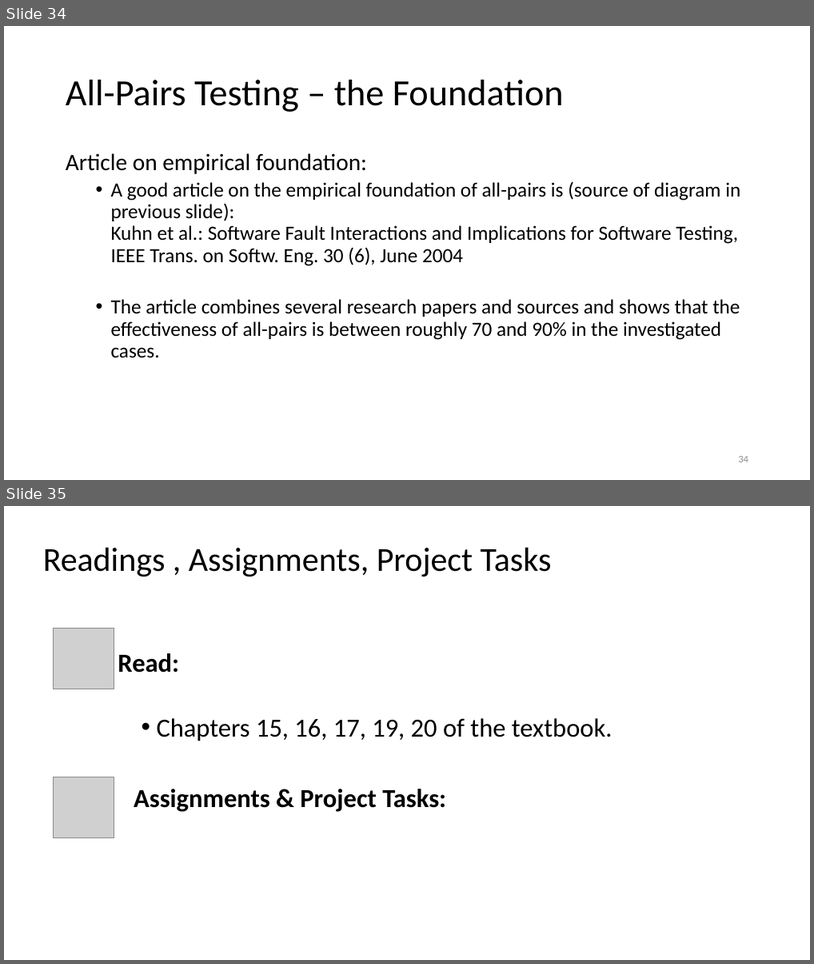
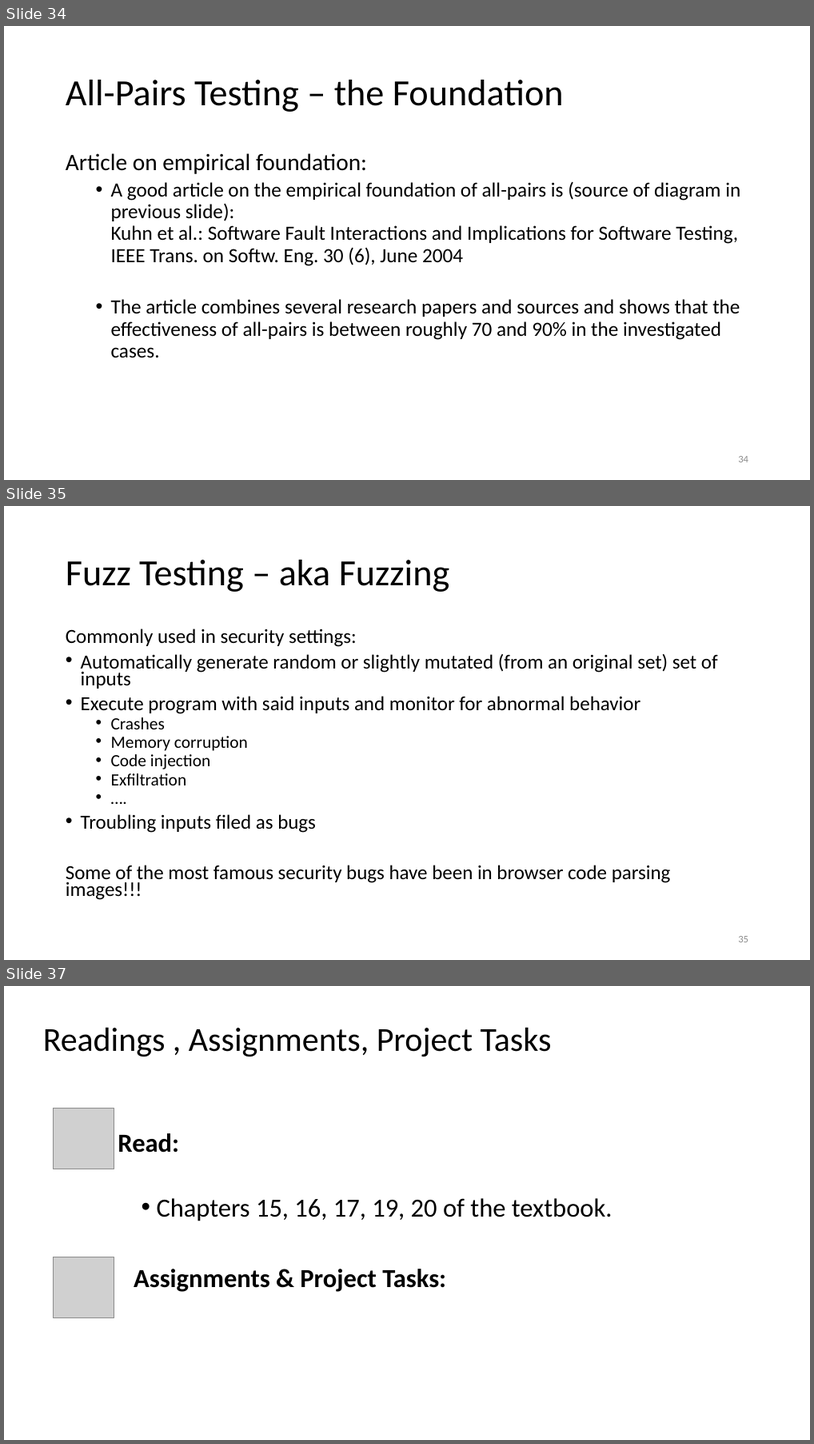
Before and after one commit to kthanasi-git/SW_Engineering, a slide deck: SOFTWARE ENGINEERING/SLIDES/15-Black Box Testing.pptx. Shown one above the other, each under a label of ours: slides 34 and 35 before the commit, slides 34, 35 and 37 after it; the slides between them are not shown. The pictures are 814x964 and 814x1444 pixels, drawn with LibreOffice and Linux fonts; fonts in the diff are those of the drawing; grey boxes stand for pictures. Boxes give left, top, right and bottom in pixels: in the first picture for what was removed or moved away, otherwise in the second. Text is boxed around its words. In the diff, an @@ line names an element or a change of style, - is before the commit and + after.

Commit message:
Adding some more things about testing

```diff
--- a/SOFTWARE ENGINEERING/SLIDES/15-Black Box Testing.pptx
+++ b/SOFTWARE ENGINEERING/SLIDES/15-Black Box Testing.pptx
@@ slide 35 added at (4, 506, 810, 960), background #FFFFFF @@
@@ title added at (66, 560, 450, 592), 44 pt, text #000000 @@
+Fuzz Testing – aka Fuzzing
@@ text added at (66, 628, 718, 900), 23.8 pt, text #000000 @@
+Commonly used in security settings:
+• Automatically generate random or slightly mutated (from an original set) set of inputs
+• Execute program with said inputs and monitor for abnormal behavior
+  • Crashes
+  • Memory corruption
+  • Code injection
+  • Exfiltration
+  • ….
+• Troubling inputs filed as bugs
+Some of the most famous security bugs have been in browser code parsing images!!!
@@ page number added at (738, 936, 749, 942), 12 pt, text #8C8C8C @@
+35
@@ what was slide 35 is now slide 37 @@
```
Also in this commit, not shown: 2 slides changed, 1 other slide added, 3 other files.
